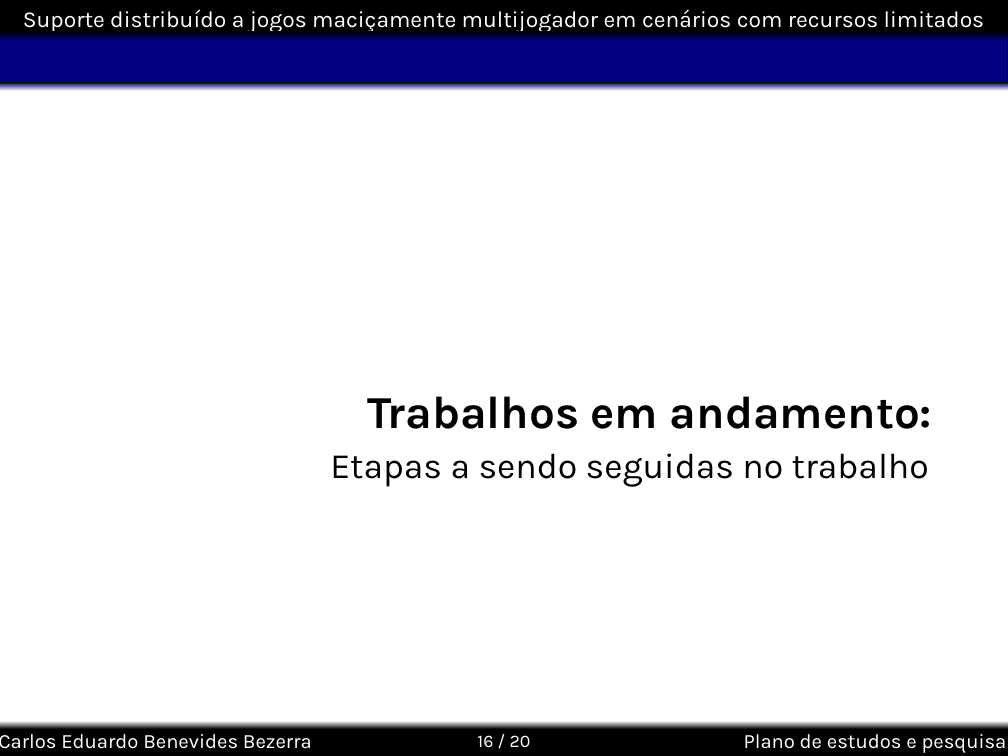
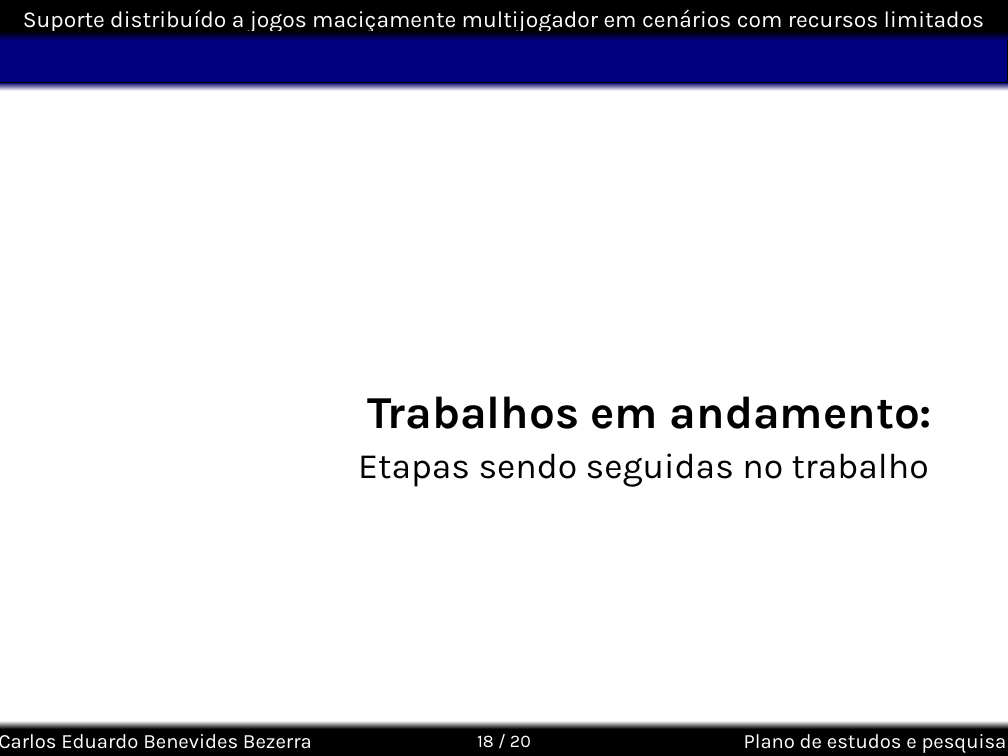
Before and after one commit to kdubezerra/kdubezerra, a slide deck: slide 18 of textos/semac/Semac_Defesa.ppt (slide 16 before the commit). Drawn at 1008x756 pixels with LibreOffice and Linux fonts; fonts in the diff are those of the drawing; background and template pictures are left out. Boxes give left, top, right and bottom in pixels: in the first picture for what was removed or moved away, otherwise in the second. Text is boxed around its words. In the diff, an @@ line names an element or a change of style, - is before the commit and + after.

```diff
--- a/textos/semac/Semac_Defesa.ppt
+++ b/textos/semac/Semac_Defesa.ppt
@@ subtitle at (358,453,929,487): text changed @@
-Etapas a sendo seguidas no trabalho
+Etapas sendo seguidas no trabalho
@@ page number at (477,735,531,748): text changed @@
-16 / 20
+18 / 20
```
Also in this commit, not shown: 8 other slides changed, 3 slides added, 1 slide removed.
